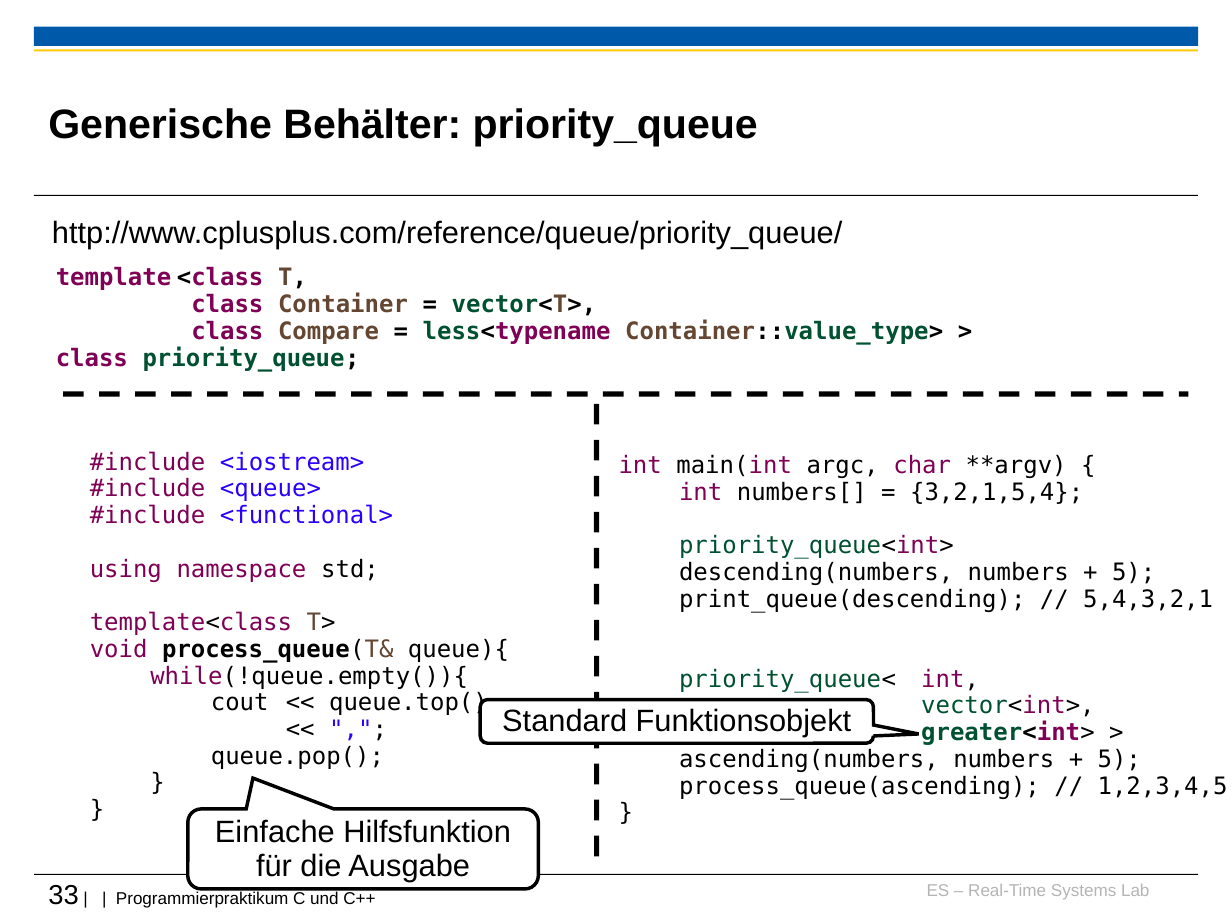
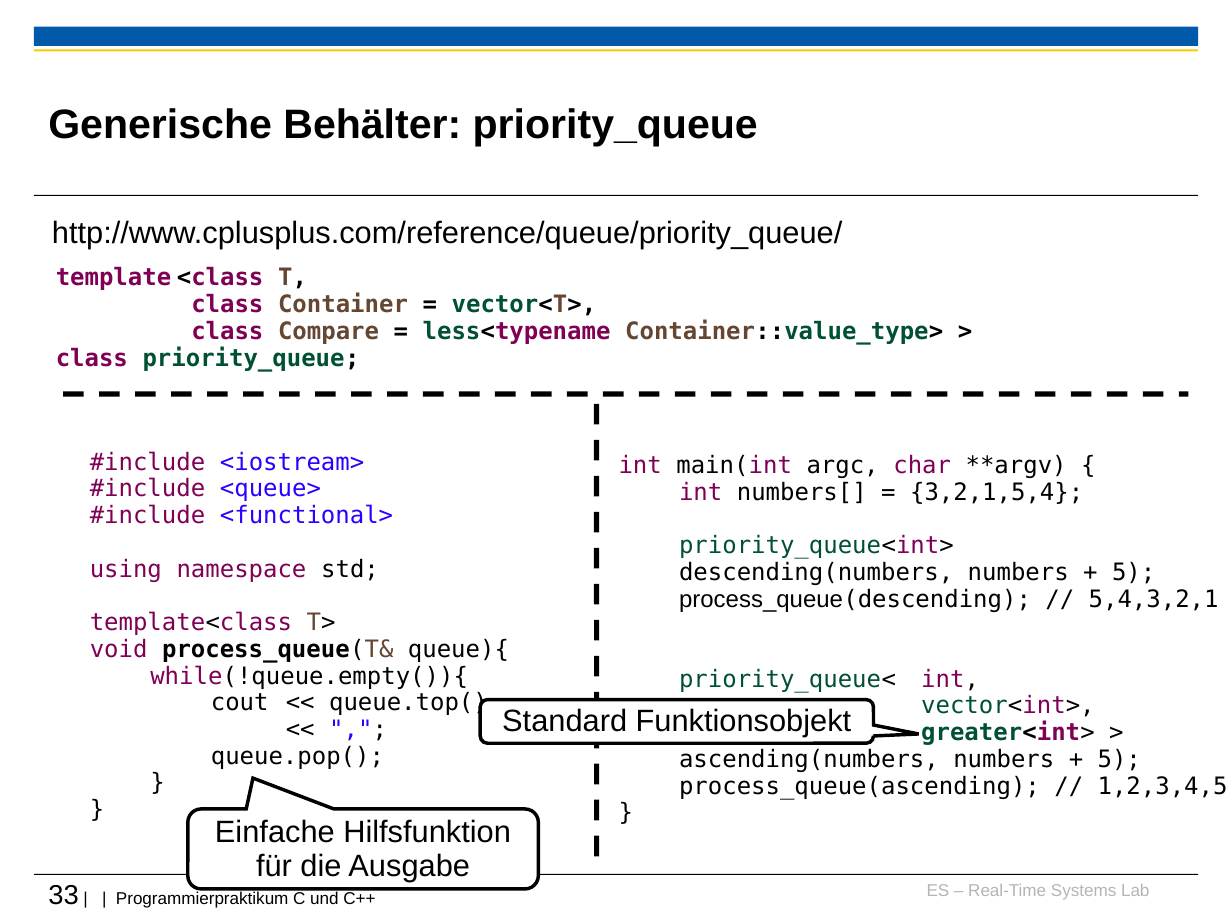
Before and after one commit to h82k/tud-cppp, a slide deck: slide 33 of Vorlesung/4 Fortgeschrittene Themen_F31.ppt. Drawn at 1232x924 pixels with LibreOffice and Linux fonts; fonts in the diff are those of the drawing; background and template pictures are left out. Boxes give left, top, right and bottom in pixels: in the first picture for what was removed or moved away, otherwise in the second. Text is boxed around its words. In the diff, an @@ line names an element or a change of style, - is before the commit and + after.

```diff
--- a/Vorlesung/4 Fortgeschrittene Themen_F31.ppt
+++ b/Vorlesung/4 Fortgeschrittene Themen_F31.ppt
@@ text at (679, 588, 1219, 612): text changed @@
-print_queue(descending); // 5,4,3,2,1
+process_queue(descending); // 5,4,3,2,1
```
